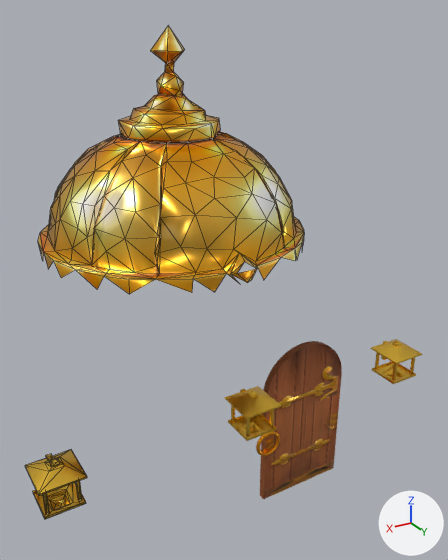
What one commit did to the glTF model art/models/tripo/house_deco/HaloShop_Potion/HaloShop_Potion_deco.glb.
Rendered twice from a camera (50 mm lens) standing at (11.8, 24.1, 22.4) and looking at (-1.6, 1.8, 11.3). Every picture has the same lights, and +X, +Y and +Z are marked at lower right. The first picture is the older version. Mesh edges are drawn as thin lines on the coarser meshes.

The first picture shows 'HaloShop_Potion_Dome', 'HaloShop_Potion_Lantern0', 'HaloShop_Potion_Lantern1', 'HaloShop_Potion_Lantern2', 'HaloShop_Potion_Leaf' and 1 more.
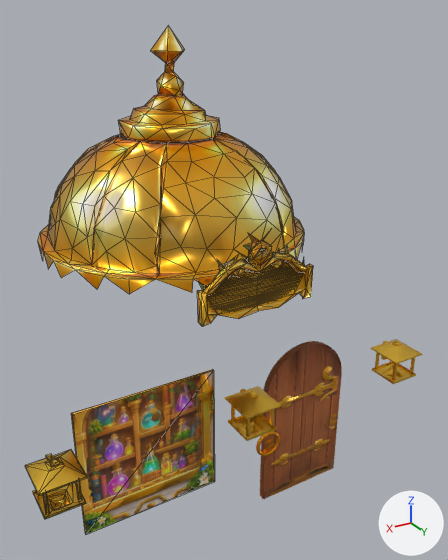
Pixel boxes (x1, y1, x2, y2) of what changed, in the pictures (448 x 560 px):
'HaloShop_Potion_Display.001', added (brown)
    after: (71, 369, 215, 534)
'HaloShop_Potion_Sign', added (brown)
    after: (197, 232, 313, 326)
'HaloShop_Potion_PlaqueBack', added (mostly hidden)
    after: (245, 250, 264, 262)

The change in detail:
Picture 'HaloShop_Potion_Sign_MR' (img_haloshop_potion_sign_mr) is new.
Picture 'HaloShop_Potion_Sign_C' (img_haloshop_potion_sign_c) is new.
Picture 'HaloShop_Potion_Sign_N' (img_haloshop_potion_sign_n) is new.
Picture 'HaloShop_Potion_Display_C' (img_haloshop_potion_display_c) is new.
Picture 'HaloShop_Potion_Display_MR' (img_haloshop_potion_display_mr) is new.
Picture 'HaloShop_Potion_Display_N' (img_haloshop_potion_display_n) is new.
Material 'HaloShop_Potion_Sign' (mat_haloshop_potion_sign) is new.
Uses the picture img_haloshop_potion_sign_c.
Uses the picture img_haloshop_potion_sign_mr.
Uses the picture img_haloshop_potion_sign_n.
Material 'HaloShop_Potion_SignGold' (mat_haloshop_potion_signgold) is new.
Its base color is (0.959, 0.816, 0.414) (beige #fae9ac).
Its metallic is 1.0.
Its roughness is 0.3.
Material 'HaloShop_Potion_Display.001' (mat_haloshop_potion_display_001) is new.
Uses the picture img_haloshop_potion_display_c.
Uses the picture img_haloshop_potion_display_mr.
Uses the picture img_haloshop_potion_display_n.
Mesh me_haloshop_potion_sign is new.
It has 111 vertices, 170 faces and spans x -2.46..2.46, y 6.46..7.07, z 12.1..15.4.
It uses material mat_haloshop_potion_sign.
Mesh me_haloshop_potion_plaqueback is new.
It has 340 vertices, 200 faces and spans x -2.25..2.25, y 6.63..6.75, z 12.35..14.8.
It uses material mat_haloshop_potion_signgold (beige #fae9ac).
Mesh me_haloshop_potion_display_001 is new.
It is a box spanning x 0.8..6.8, y 4.83..4.93, z 3.1..8.89.
It uses material mat_haloshop_potion_display_001.
Object 'HaloShop_Potion_Sign' (ob_haloshop_potion_sign) is new; it shows me_haloshop_potion_sign.
Its location is (0.0, 0.0, 0.0).
Object 'HaloShop_Potion_PlaqueBack' (ob_haloshop_potion_plaqueback) is new; it shows me_haloshop_potion_plaqueback.
Its location is (0.0, 0.0, 0.0).
Object 'HaloShop_Potion_Display.001' (ob_haloshop_potion_display_001) is new; it shows me_haloshop_potion_display_001.
Its location is (0.0, 0.0, 0.0).
